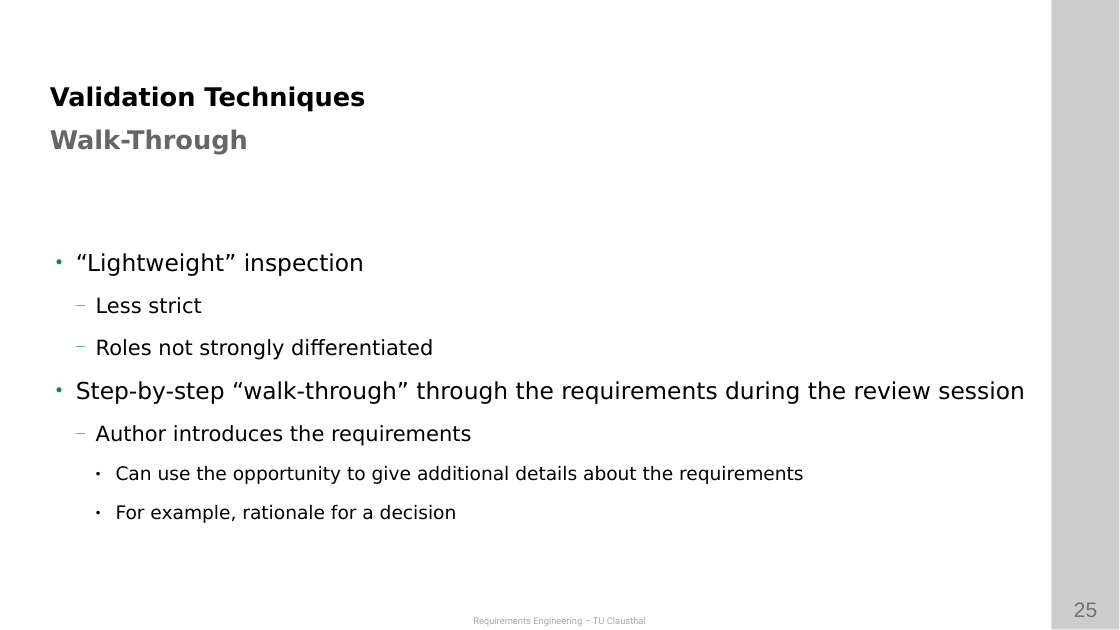
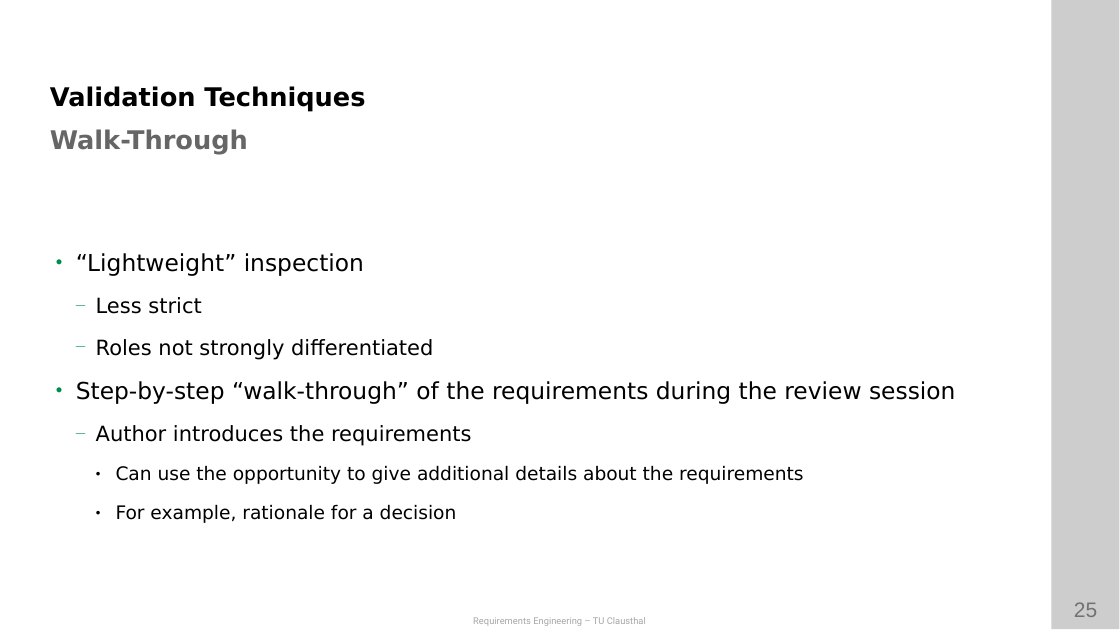
Before and after one commit to ETCE-LAB/teaching-material, a slide deck: slide 25 of Requirements-Engineering/RE-L06-Validation.pptx. Drawn at 1120x630 pixels with LibreOffice and Linux fonts; fonts in the diff are those of the drawing; background and template pictures are left out. Boxes give left, top, right and bottom in pixels: in the first picture for what was removed or moved away, otherwise in the second. Text is boxed around its words. In the diff, an @@ line names an element or a change of style, - is before the commit and + after.

```diff
--- a/Requirements-Engineering/RE-L06-Validation.pptx
+++ b/Requirements-Engineering/RE-L06-Validation.pptx
@@ text at <box>76,381,955,404</box>: text changed @@
-• Step-by-step “walk-through” through the requirements during the review session
+• Step-by-step “walk-through” of the requirements during the review session
```
Also in this commit, not shown: 3 other slides changed, 5 other files.
